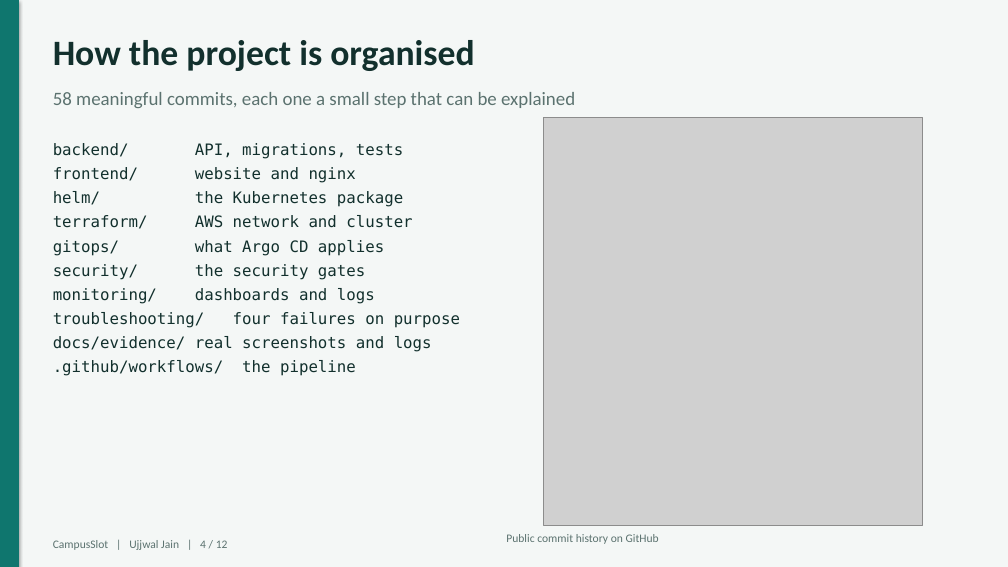
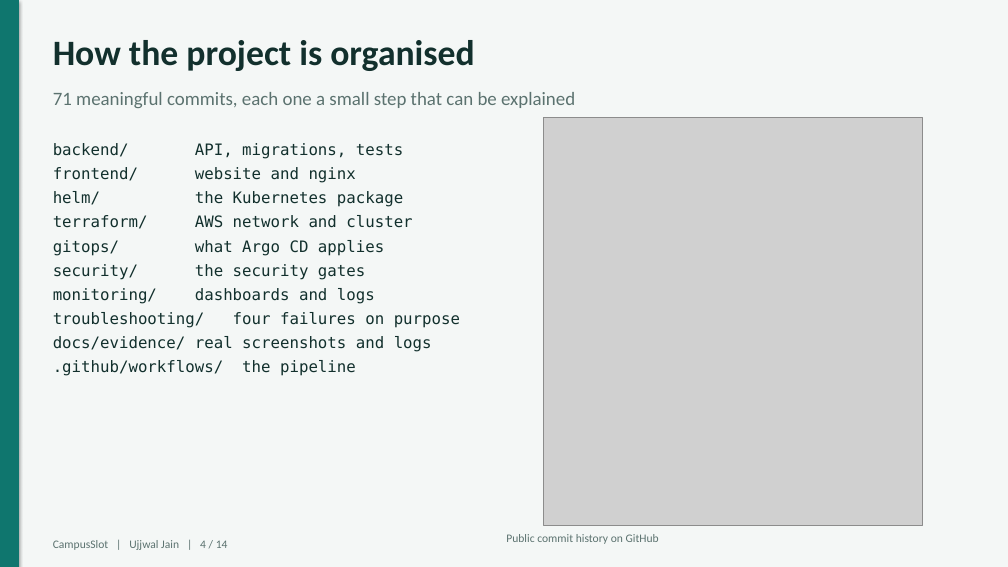
Before and after one commit to Ujjwaljain16/campusslot, a slide deck: slide 4 of docs/presentation/CampusSlot-final-presentation.pptx. Drawn at 1008x567 pixels with LibreOffice and Linux fonts; fonts in the diff are those of the drawing; grey boxes stand for pictures. Boxes give left, top, right and bottom in pixels: in the first picture for what was removed or moved away, otherwise in the second. Text is boxed around its words. In the diff, an @@ line names an element or a change of style, - is before the commit and + after.

```diff
--- a/docs/presentation/CampusSlot-final-presentation.pptx
+++ b/docs/presentation/CampusSlot-final-presentation.pptx
@@ text at (53, 92, 575, 108): text changed @@
-58 meaningful commits, each one a small step that can be explained
+71 meaningful commits, each one a small step that can be explained
@@ text at (53, 540, 228, 550): text changed @@
-CampusSlot | Ujjwal Jain | 4 / 12
+CampusSlot | Ujjwal Jain | 4 / 14
```
Also in this commit, not shown: 11 other slides changed, 2 slides added, 2 other files.
